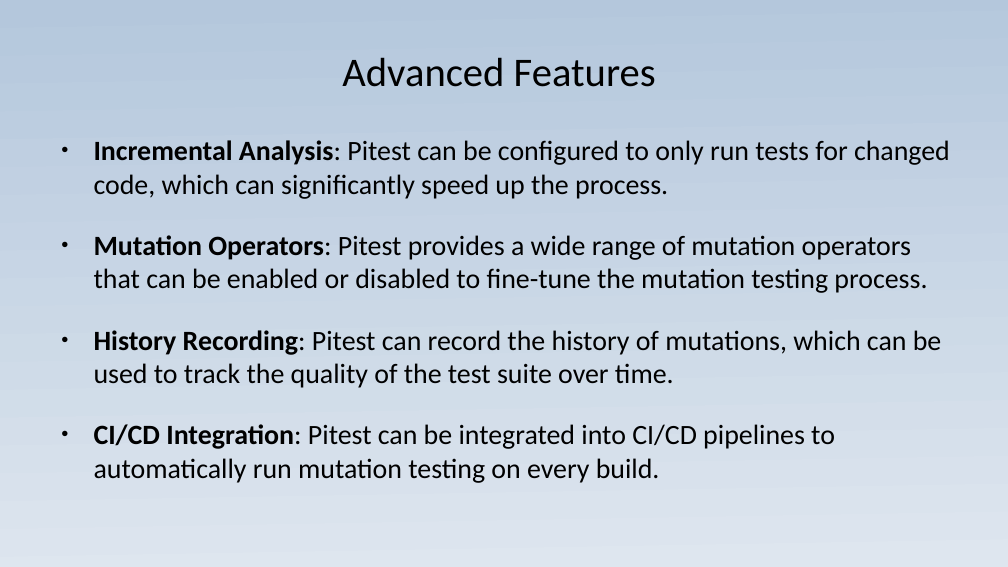
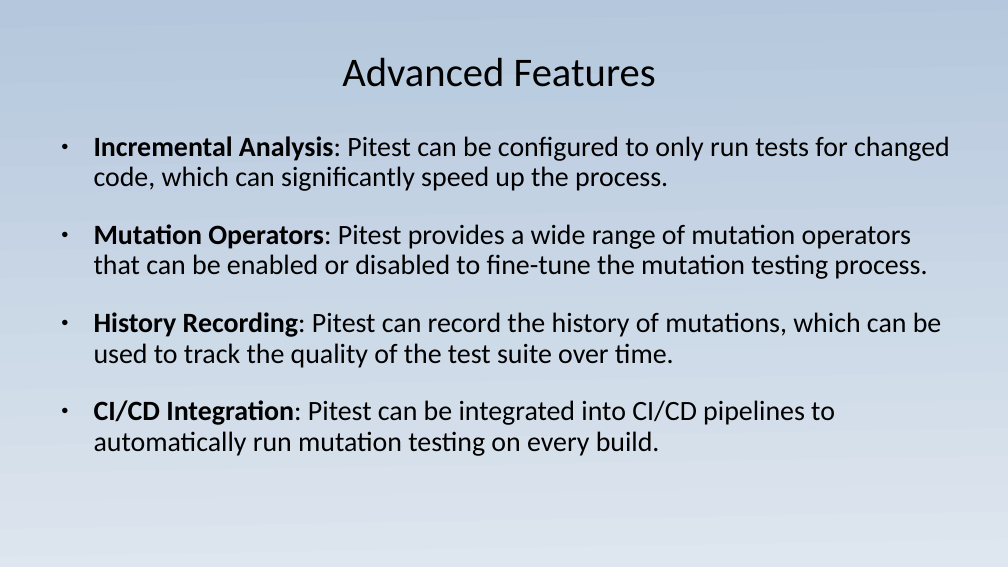
Before and after one commit to JoaoGuilhermedeSa/pitest, a slide deck: slide 5 of Presentation_exibition.ppsx (slide 4 before the commit). Drawn at 1008x567 pixels with LibreOffice and Linux fonts; fonts in the diff are those of the drawing. Boxes give left, top, right and bottom in pixels: in the first picture for what was removed or moved away, otherwise in the second. Text is boxed around its words. In the diff, an @@ line names an element or a change of style, - is before the commit and + after.

```diff
--- a/Presentation_exibition.ppsx
+++ b/Presentation_exibition.ppsx
@@ text "Incremental Analysis: Pitest can be ..." at [94,136,950,456]: line spacing 1 to 0.9 @@
```
Also in this commit, not shown: 3 other slides changed, 2 slides added, 1 slide removed, 8 other files.
